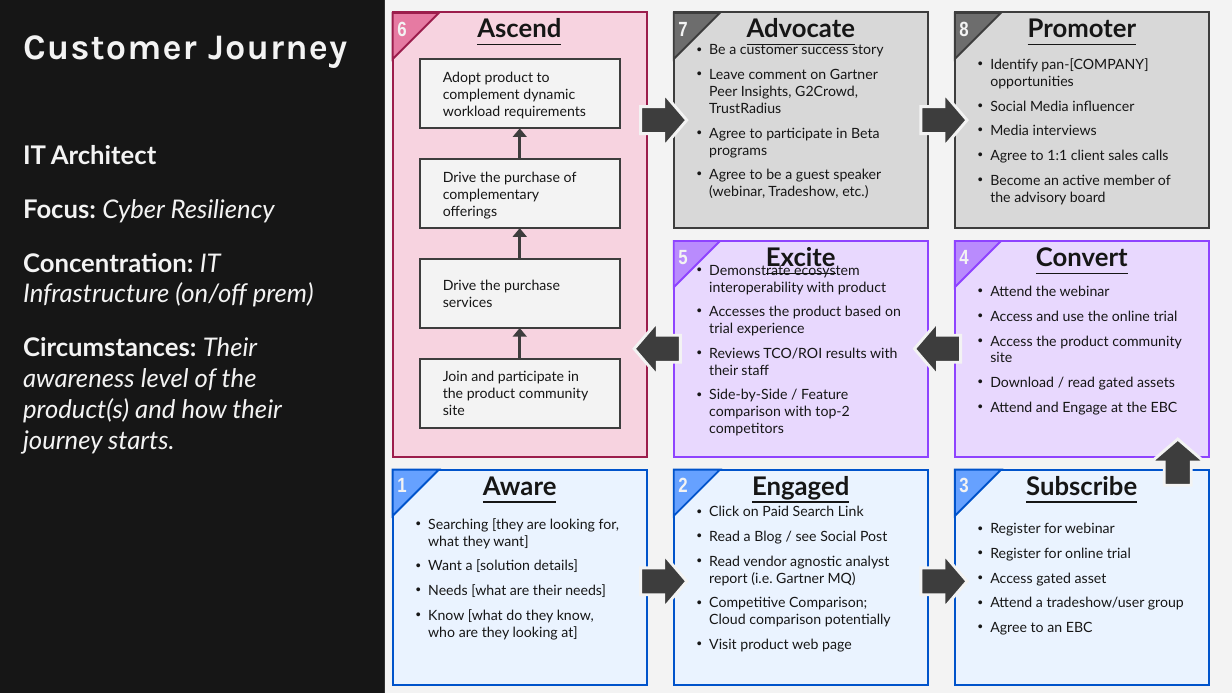
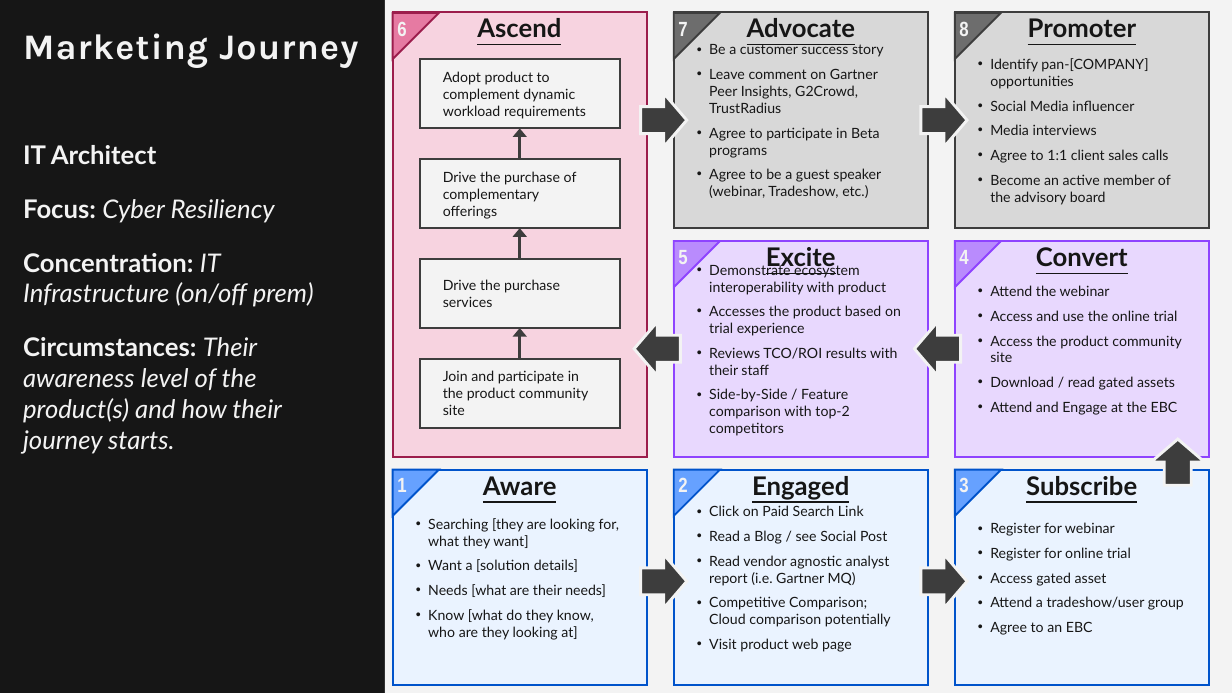
Before and after one commit to scott-s-baker/scott-s-baker.github.io, a slide deck: slide 3 of assets/Buyer Persona Example.pptx. Drawn at 1232x693 pixels with LibreOffice and Linux fonts; fonts in the diff are those of the drawing. Boxes give left, top, right and bottom in pixels: in the first picture for what was removed or moved away, otherwise in the second. Text is boxed around its words. In the diff, an @@ line names an element or a change of style, - is before the commit and + after.

```diff
--- a/assets/Buyer Persona Example.pptx
+++ b/assets/Buyer Persona Example.pptx
@@ title at (23, 33, 358, 68): text changed @@
-Customer Journey
+Marketing Journey
```
Also in this commit, not shown: 1 other slide changed, 4 other files.
